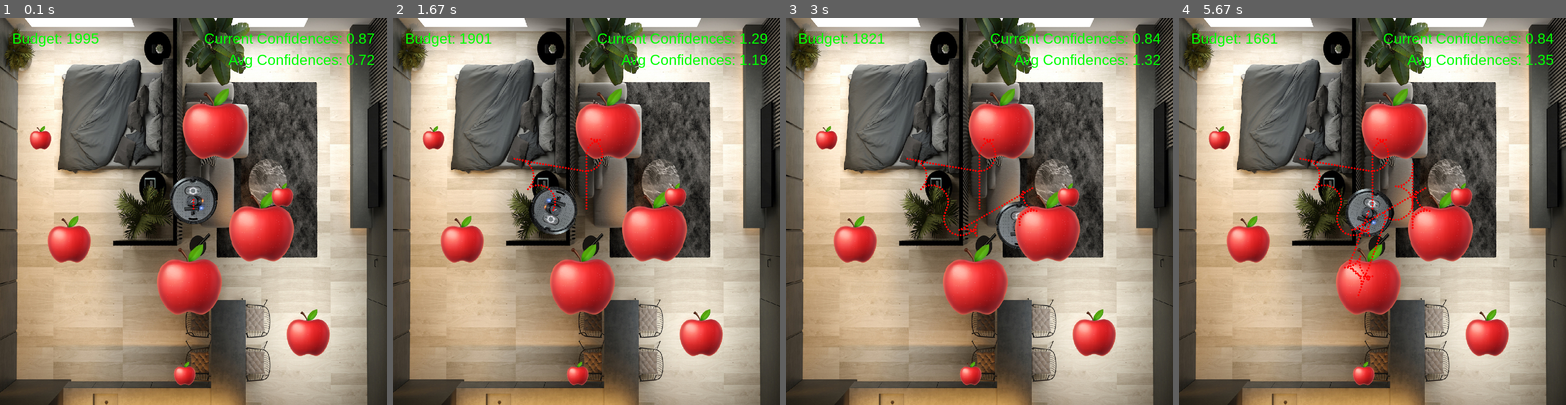
Above: before the commit, frames 1-4 (left to right).
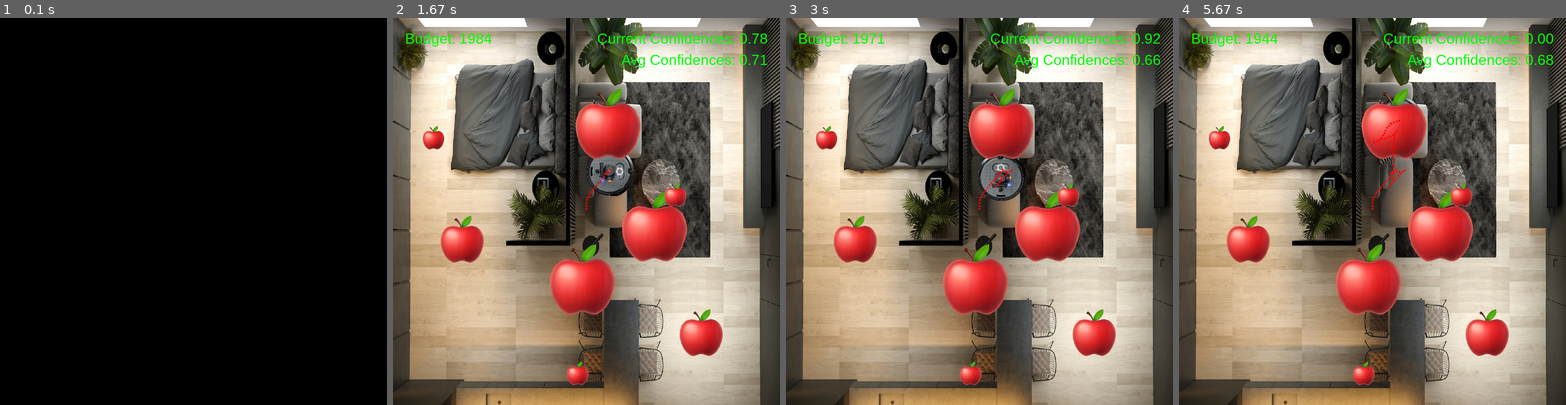
Above: after the commit, the same moments.

Repository: Anwealso/ReLOaD
Game: pygame game, started from SimpleSim/main.py
Two runs of this game, one before a commit and one after it. Both use one fixed random seed, a clock stepped at 60 frames per second and the inputs below.
Inputs:
- Up to frame 1 (0.1 s): no input
- Up to frame 2 (1.67 s): hold Right 0.33-0.8 s; hold Up 0.83-1.13 s; hold Right 1.17-1.63 s
- Up to frame 3 (3 s): hold Left 1.67-2.2 s; hold Down 2.23-2.53 s; hold Left 2.57-2.97 s
- Up to frame 4 (5.67 s): hold Up 3-3.37 s; hold Right 3.4-4.03 s; hold Down 4.07-4.43 s; hold Left 4.47-4.93 s; hold Right 4.97-5.43 s; hold Up from 5.47 s (still down)

The runs differ from the first frame. In frame 1, 96% of the frame differs, in the area x 0-100%, y 0-100%; in frame 2, 2.2%; in frame 3, 2.0%; in frame 4, 2.0%.

Commit message:
Updated env

Diff:
--- /dev/null
+++ b/SimpleSim/environment.yml
@@ -0,0 +1,40 @@
+name: pygame
+channels:
+  - defaults
+  - conda-forge
+dependencies:
+  - ca-certificates=2023.01.10=hca03da5_0
+  - libcxx=14.0.6=h848a8c0_0
+  - libffi=3.4.4=hca03da5_0
+  - ncurses=6.4=h313beb8_0
+  - openssl=1.1.1t=h1a28f6b_0
+  - pip=23.0.1=py38hca03da5_0
+  - python=3.8.16=hc0d8a6c_3
+  - readline=8.2=h1a28f6b_0
+  - setuptools=66.0.0=py38hca03da5_0
+  - sqlite=3.41.2=h80987f9_0
+  - tk=8.6.12=hb8d0fd4_0
+  - wheel=0.38.4=py38hca03da5_0
+  - xz=5.4.2=h80987f9_0
+  - zlib=1.2.13=h5a0b063_0
+  - pip:
+    - absl-py==1.4.0
+    - cloudpickle==2.2.1
+    - decorator==5.1.1
+    - dm-tree==0.1.8
+    - gast==0.5.4
+    - gin-config==0.5.0
+    - gym==0.23.0
+    - gym-notices==0.0.8
+    - importlib-metadata==6.6.0
+    - numpy==1.24.3
+    - pillow==9.5.0
+    - protobuf==4.23.2
+    - pygame==2.1.3
+    - six==1.16.0
+    - tensorflow-probability==0.19.0
+    - tf-agents==0.16.0
+    - typing-extensions==4.6.2
+    - wrapt==1.15.0
+    - zipp==3.15.0
+prefix: /Users/alexnicholson/opt/miniforge3/envs/pygame
--- a/SimpleSim/main.py
+++ b/SimpleSim/main.py
@@ -9,6 +9,7 @@
 import math
 import random
 import numpy as np
+import time
 
 
 # ---------------------------------------------------------------------------- #
@@ -367,8 +368,8 @@
         budget_text = font.render('Budget: ' + str(self.budget), 1, (0, 255, 0))
         play_again_text = font.render('Press Tab to Play Again', 1, (0, 255, 0))
         pause_text = font.render('Press P to Unpause', 1, (0, 255, 0))
-        score_text = font.render('Current Confidences: ' + str(round(np.sum(self.current_confidences), 2)), 1, (0, 255, 0))
-        high_score_text = font.render('Avg Confidences: ' + str(round(np.sum(self.avg_confidences), 2)), 1, (0, 255, 0))
+        score_text = font.render('Current Confidences: ' + str(format(np.sum(self.current_confidences), ".2f")), 1, (0, 255, 0))
+        high_score_text = font.render('Avg Confidences: ' + str(format(np.sum(self.avg_confidences), ".2f")), 1, (0, 255, 0))
         # high_score_text = font.render('Time Weighted Confidence: ' + str(int(np.sum(self.confidences))), 1, (255, 255, 255))
 
         if self.paused:
@@ -522,6 +523,7 @@
             action = (None, None)
 
         # Perform the action
+        time.sleep(0.1)
         game.perform_action(action)
 
         # Get the reward
